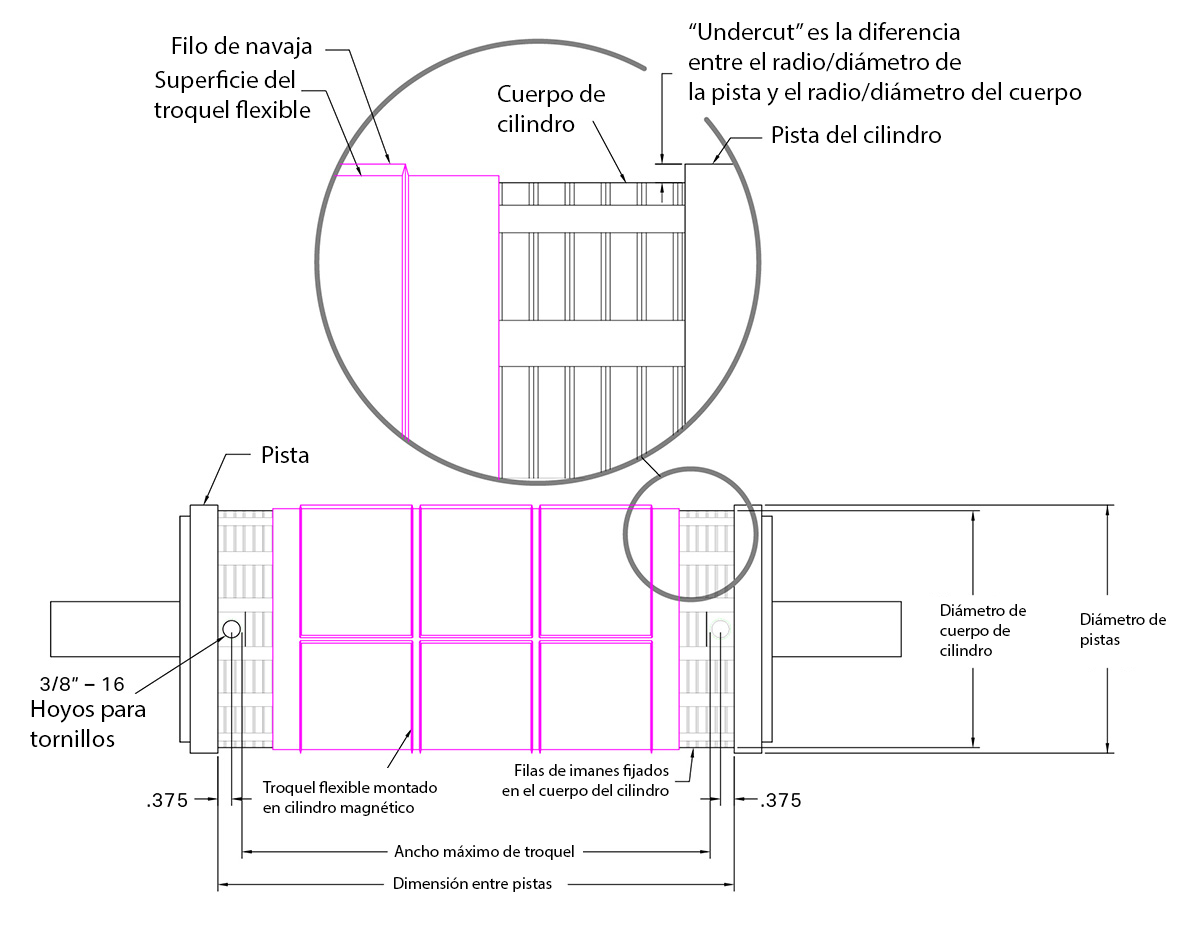
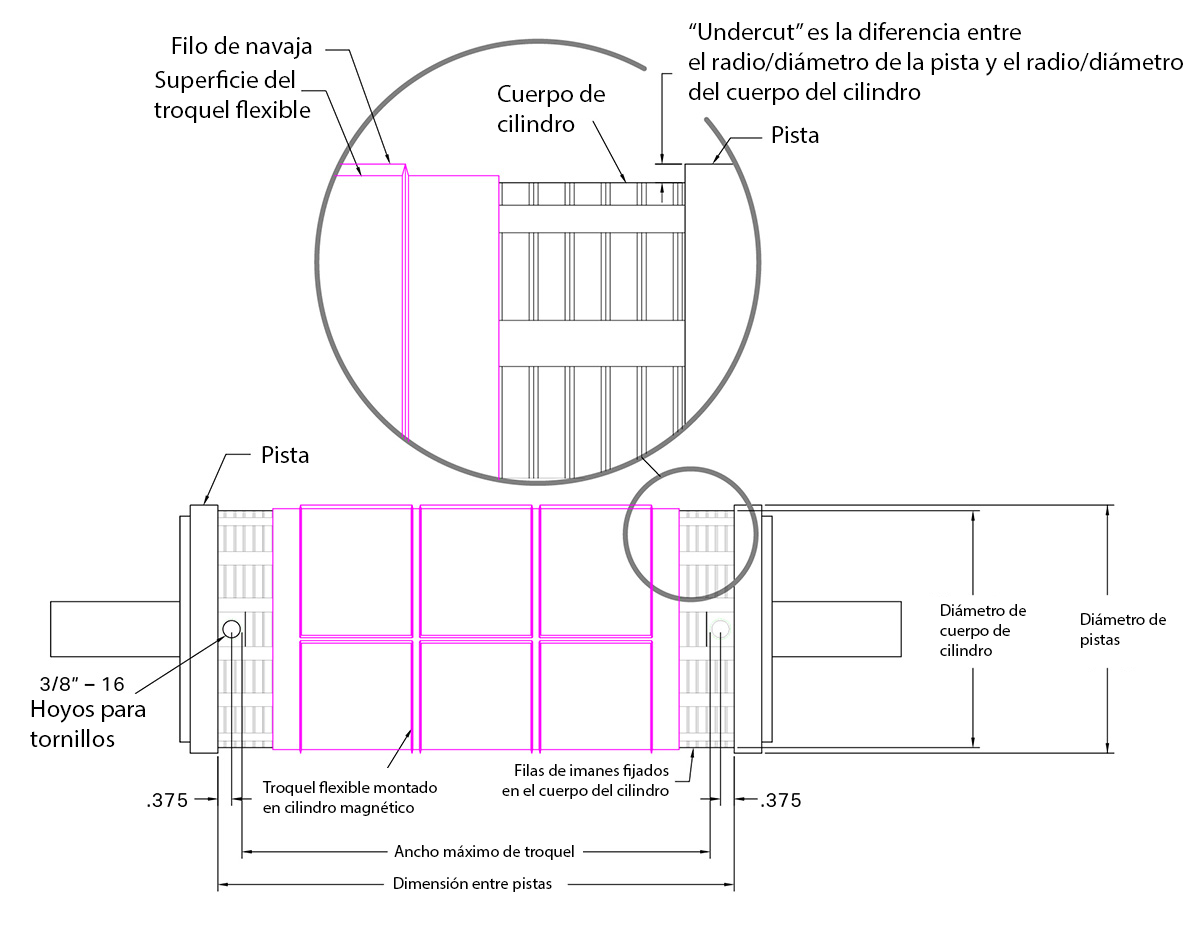
Revision of a layered w=1200, h=926 image; what changed, layer by layer:
renamed "“Undercut” es la diferencia entre el radio/diámetro de la pista" to "“Undercut” es la diferencia entre el radio/diámetro de la pist", painted on it over [689, 24, 1183, 106]
renamed "Pista del cilindro" to "Pista", painted on it over [826, 125, 941, 143]
